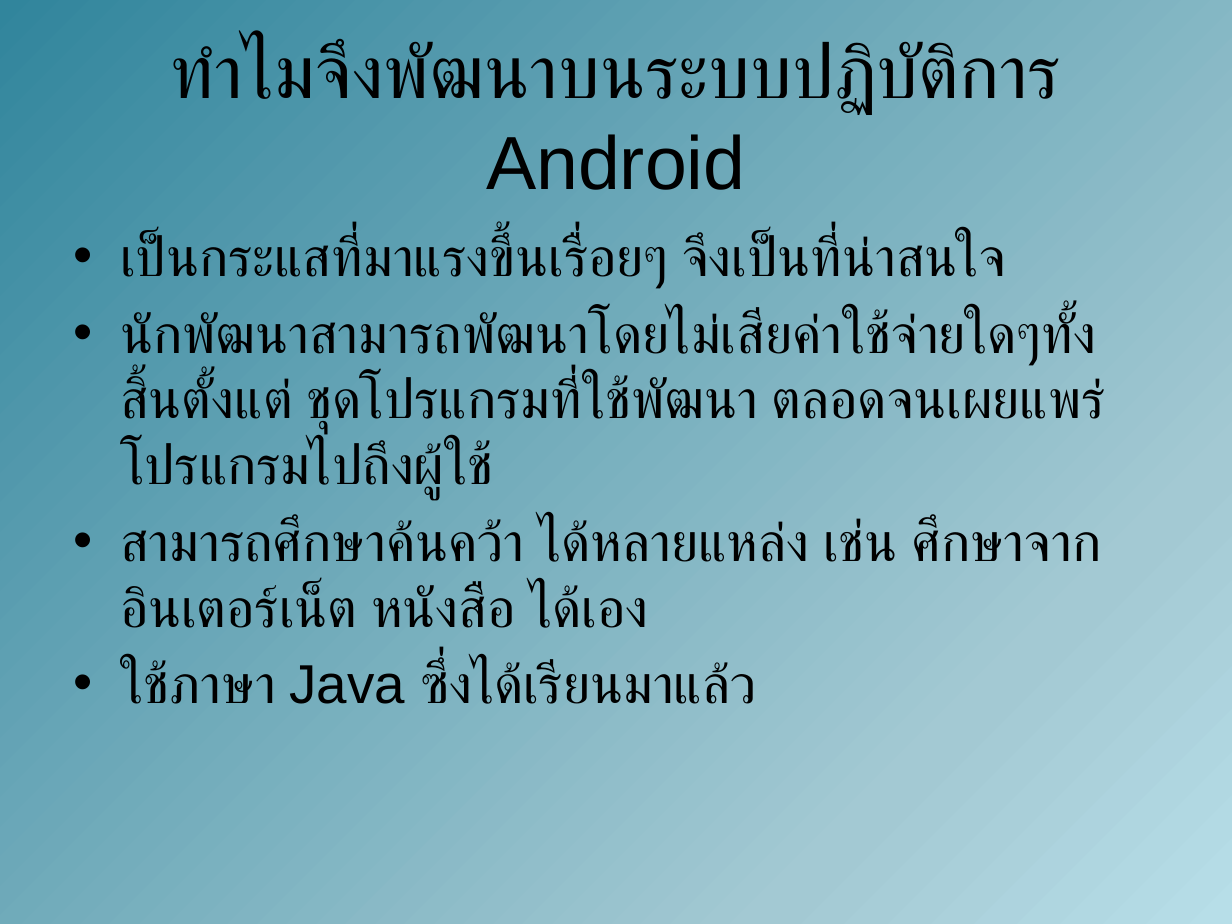
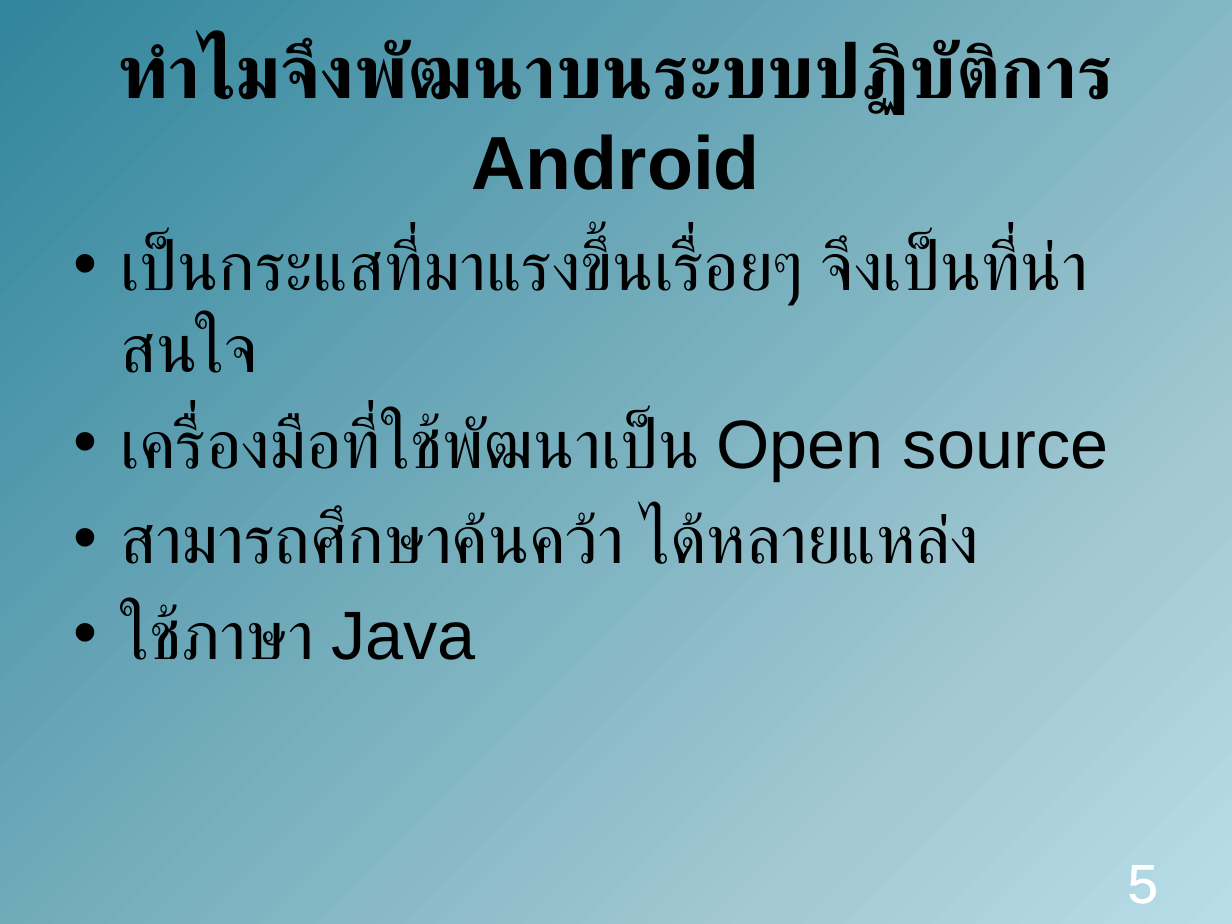
Before and after one commit to amfeelgood/Senior_Project, a slide deck: slide 5 of Doc/ProjectPresentation1.pptx (slide 3 before the commit). Drawn at 1232x924 pixels with LibreOffice and Linux fonts; fonts in the diff are those of the drawing. Boxes give left, top, right and bottom in pixels: in the first picture for what was removed or moved away, otherwise in the second. Text is boxed around its words. In the diff, an @@ line names an element or a change of style, - is before the commit and + after.

Commit message:
edit2

```diff
--- a/Doc/ProjectPresentation1.pptx
+++ b/Doc/ProjectPresentation1.pptx
@@ title "ทำไมจึงพัฒนาบนระบบปฏิบัติการ Android" at (118,40,1113,190): bold on @@
@@ text at (120,237,1088,306): size 32 to 40 pt in "เป็นกระแสที่มาแรงขึ้นเรื่อยๆ จึงเป็นที่น่าสนใจ"; more space between paragraphs @@
@@ text at (120,415,1108,660): text changed; size 32 to 40 pt @@
-• นักพัฒนาสามารถพัฒนาโดยไม่เสียค่าใช้จ่ายใดๆทั้งสิ้นตั้งแต่ ชุดโปรแกรมที่ใช้พัฒนา ตลอดจนเผยแพร่โปรแกรมไปถึงผู้ใช้
-• สามารถศึกษาค้นคว้า ได้หลายแหล่ง เช่น ศึกษาจากอินเตอร์เน็ต หนังสือ ได้เอง
-• ใช้ภาษา Java ซึ่งได้เรียนมาแล้ว
+• เครื่องมือที่ใช้พัฒนาเป็น Open source
+• สามารถศึกษาค้นคว้า ได้หลายแหล่ง
+• ใช้ภาษา Java
@@ page number added at (1128,865,1158,904), 32 pt, text #FFFFFF @@
+5
```
Also in this commit, not shown: 15 other slides changed, 3 slides added, 1 slide removed.
